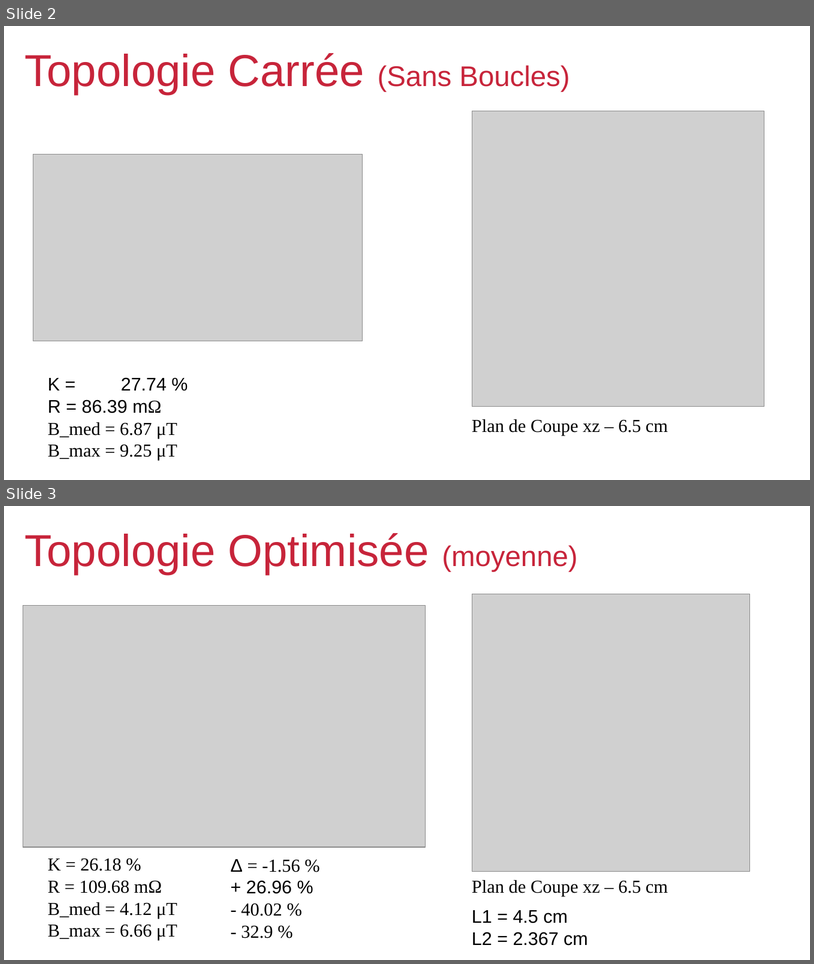
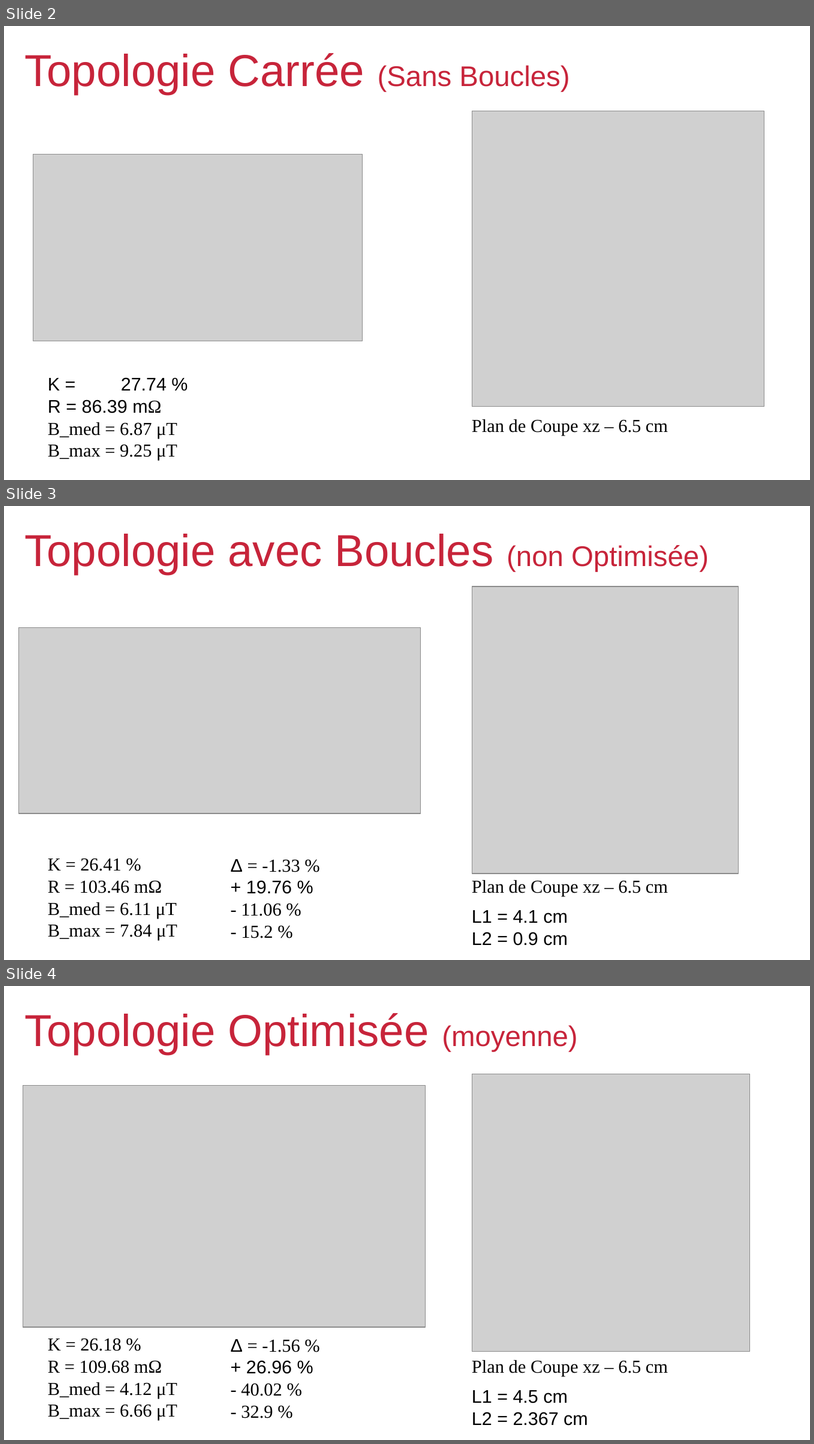
Before and after one commit to viniciustmoraes/COMSOL_simulations, a slide deck: Results/presentationResults.odp. Shown one above the other, each under a label of ours: slides 2 and 3 before the commit, slides 2, 3 and 4 after it. The pictures are 814x964 and 814x1444 pixels, drawn with LibreOffice and Linux fonts; fonts in the diff are those of the drawing; grey boxes stand for pictures; background and template pictures are left out. Boxes give left, top, right and bottom in pixels: in the first picture for what was removed or moved away, otherwise in the second. Text is boxed around its words. In the diff, an @@ line names an element or a change of style, - is before the commit and + after.

```diff
--- a/Results/presentationResults.odp
+++ b/Results/presentationResults.odp
@@ slide 3 added at <box>4,506,810,960</box>, background #FFFFFF; not listed: 3 template elements that a slide beside it also shows @@
@@ rectangle added at <box>4,506,810,565</box>, fill #FFFFFF, outline #FFFFFF 0 pt @@
@@ title added at <box>24,534,709,574</box>, 44 pt, text #C7243A @@
+Topologie avec Boucles (non Optimisée)
@@ picture added at <box>473,586,740,873</box> @@
@@ picture added at <box>18,627,421,813</box> @@
@@ text added at <box>48,858,177,940</box>, 18 pt, text #000000 @@
+K = 26.41 %
+R = 103.46 mΩ
+B_med = 6.11 μT
+B_max = 7.84 μT
@@ text added at <box>231,859,300,938</box>, 18 pt, text #000000 @@
+Δ = -1.33 %
++ 19.76 %
+- 11.06 %
+- 15.2 %
@@ text added at <box>472,880,668,897</box>, 18 pt, text #000000 @@
+Plan de Coupe xz – 6.5 cm
@@ rectangle added at <box>4,901,810,960</box>, fill #FFFFFF, outline #FFFFFF 0 pt @@
@@ text added at <box>472,910,568,945</box>, 18 pt, text #000000 @@
+L1 = 4.1 cm
+L2 = 0.9 cm
@@ what was slide 3 is now slide 4 @@
```
Also in this commit, not shown: 3 other files.
